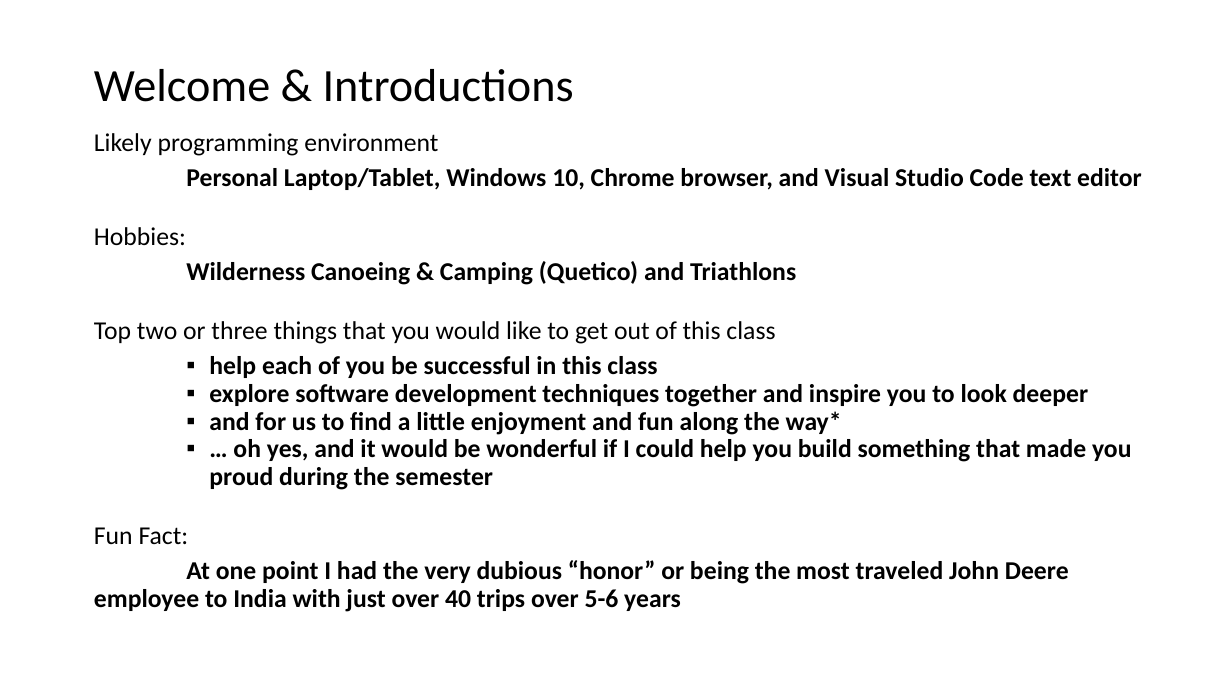
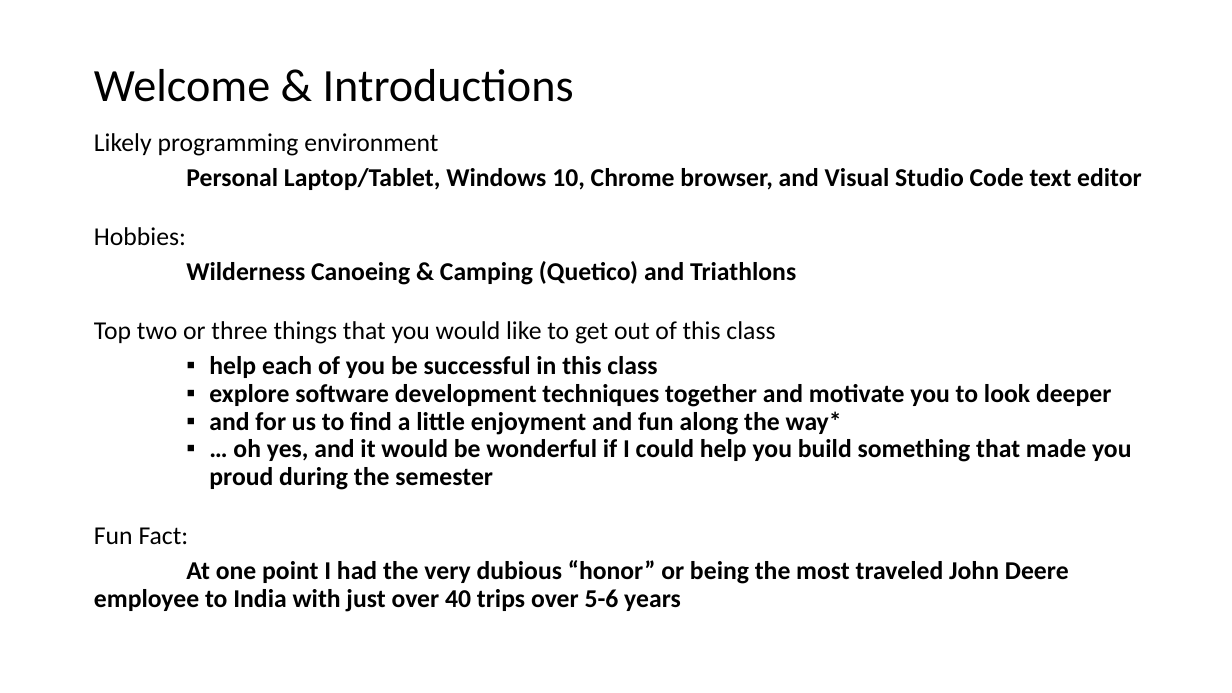
Before and after one commit to EricJPogue/www-epogue-info, a slide deck: slide 5 of CPSC-24700/Presentations/Session-01.pptx (slide 4 before the commit). Drawn at 1232x693 pixels with LibreOffice and Linux fonts; fonts in the diff are those of the drawing. Boxes give left, top, right and bottom in pixels: in the first picture for what was removed or moved away, otherwise in the second. Text is boxed around its words. In the diff, an @@ line names an element or a change of style, - is before the commit and + after.

```diff
--- a/CPSC-24700/Presentations/Session-01.pptx
+++ b/CPSC-24700/Presentations/Session-01.pptx
@@ text at (209, 384, 1112, 407): text changed @@
-    ▪ explore software development techniques together and inspire you to look deeper
+    ▪ explore software development techniques together and motivate you to look deeper
```
Also in this commit, not shown: 3 other slides changed, 1 slide added, 1 other file.
